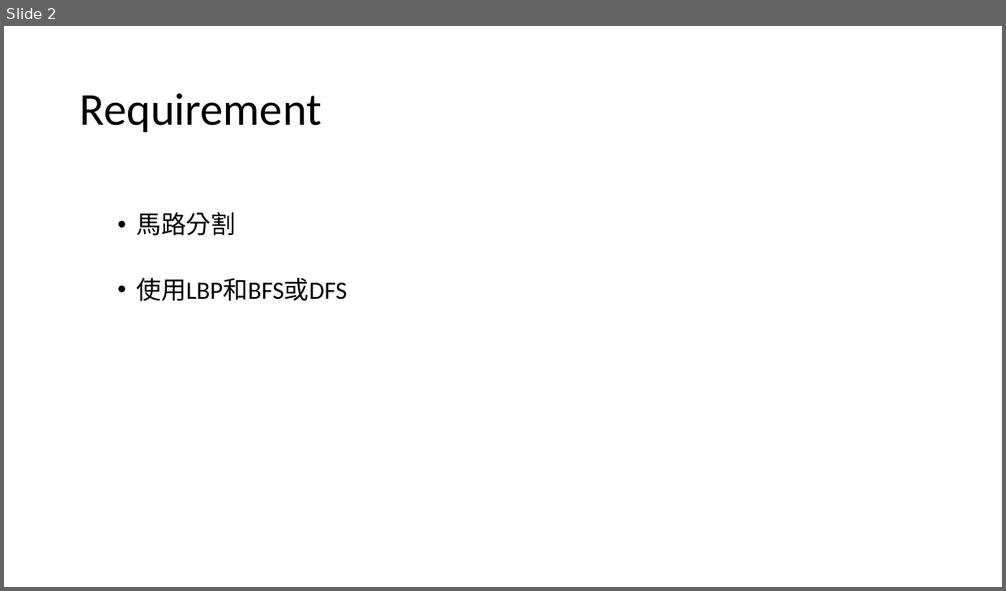
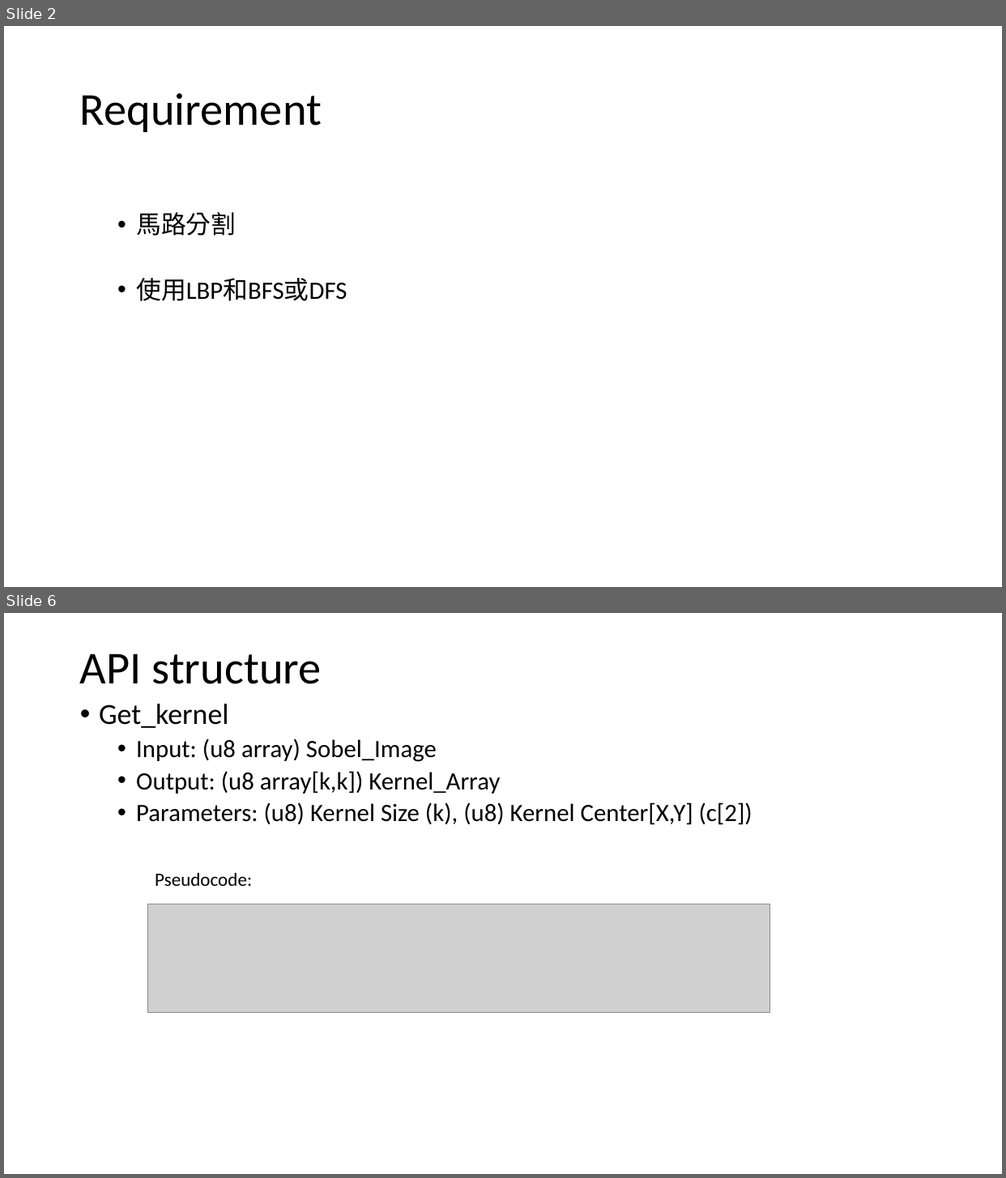
Before and after one commit to kennygnw/road_segmentation_hw, a slide deck: Image Segmentation of Concrete Roads.pptx. Shown one above the other, each under a label of ours: slide 2 before the commit, slides 2 and 6 after it; the slides between them are not shown. The pictures are 1006x591 and 1006x1178 pixels, drawn with LibreOffice and Linux fonts; fonts in the diff are those of the drawing; grey boxes stand for pictures. Boxes give left, top, right and bottom in pixels: in the first picture for what was removed or moved away, otherwise in the second. Text is boxed around its words. In the diff, an @@ line names an element or a change of style, - is before the commit and + after.

```diff
--- a/Image Segmentation of Concrete Roads.pptx
+++ b/Image Segmentation of Concrete Roads.pptx
@@ slide 6 added at [4,613,1002,1174], background #FFFFFF @@
@@ title added at [80,653,322,684], 44 pt, text #000000 @@
+API structure
@@ text added at [99,704,752,825], 24 pt, text #000000 @@
+• Get_kernel
+  • Input: (u8 array) Sobel_Image
+  • Output: (u8 array[k,k]) Kernel_Array
+  • Parameters: (u8) Kernel Size (k), (u8) Kernel Center[X,Y] (c[2])
@@ text added at [155,873,252,886], 18 pt, text #000000 @@
+Pseudocode:
@@ picture added at [147,905,770,1013] @@
```
Also in this commit, not shown: 3 slides changed, 4 other slides added, 1 other file.
